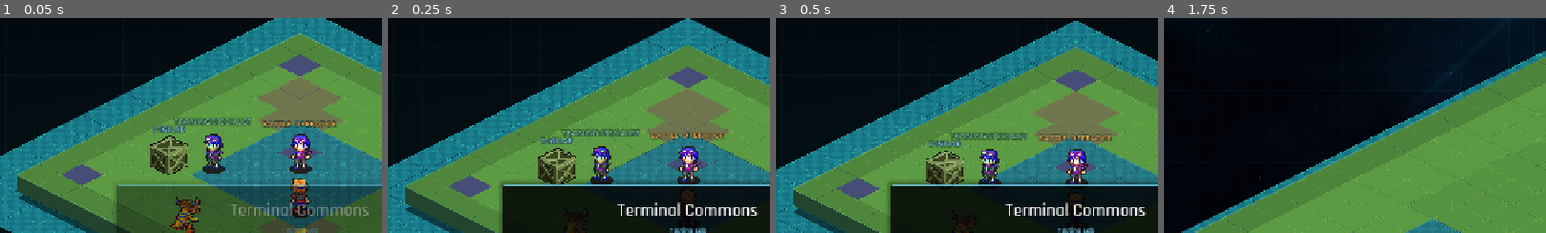
Above: before the commit, frames 1-4 (left to right).
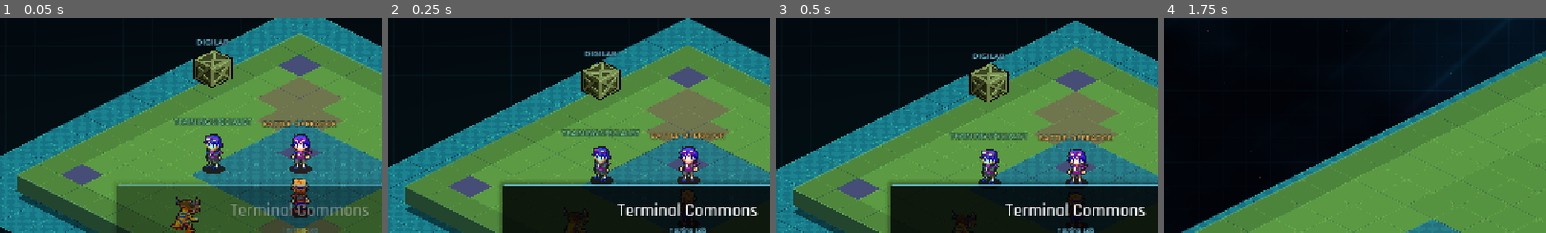
Above: after the commit, the same moments.

Repository: EwertonMendes/DigiGame
Game: Godot game, scene res://scenes/world/hub.tscn
The game is run twice, just before and just after one commit, with the same random seed, the same clock (stepped at 60 frames per second) and the same inputs.
Inputs (mouse positions are % of the whole screen's width and height, from its top left):
- Up to frame 1 (0.05 s): no input
- Up to frame 2 (0.25 s): no input
- Up to frame 3 (0.5 s): no input
- Up to frame 4 (1.75 s): tap Enter (ui_accept) at 0.5, 0.77 s; move the mouse to (72, 45) at 0.52 s; hold Right (ui_right) 0.53-1.25 s; tap Mouse wheel down (wheel_down) at 0.6 s; click (72, 45) at 0.67 s; drag from (30, 55) to (45, 70) at 1.27 s
The pictures show only the part of the screen within x 11-61%, y 0-50%; the shares and areas given below are measured in that part.

The runs differ from the first frame. In frame 1, 3.3% of the frame differs, in the area x 39-61%, y 9-73%; in frame 2, 3.2%; in frame 3, 3.2%; in frame 4, nothing differs.

Commit message:
refactor(hub): separate DigiLab from central services

Diff:
--- a/src/world/HubProgressionGameplay.gd
+++ b/src/world/HubProgressionGameplay.gd
@@ -64,10 +64,10 @@
 		return
 	_digilab_terminal = Node2D.new()
 	_digilab_terminal.name = "DigiLabTerminal"
-	# Keep the terminal away from the spawn/Operator interaction cluster. (-3, 3)
-	# is inside the playable island, clear of existing props, and requires a
-	# deliberate walk to the DigiLab instead of stealing the initial E/Enter.
-	_digilab_terminal.position = _grid_to_world(Vector2(-3, 3))
+	# Service terminals live together in the upper-left part of the commons,
+	# outside the central Battle Operator focal point. The Training Specialist is
+	# offset down/right from here so both world labels remain independently clear.
+	_digilab_terminal.position = _grid_to_world(Vector2(-6, -2))
 	_digilab_terminal.z_index = 960 + int(round(_digilab_terminal.position.y))
 	actors.add_child(_digilab_terminal)
 	var base := Sprite2D.new()
